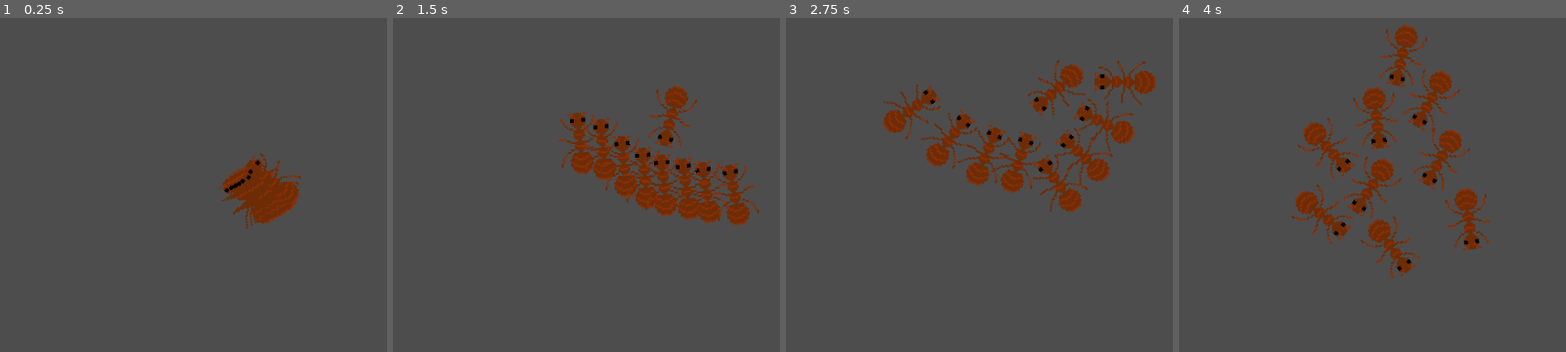
Above: before the commit, frames 1-4 (left to right).
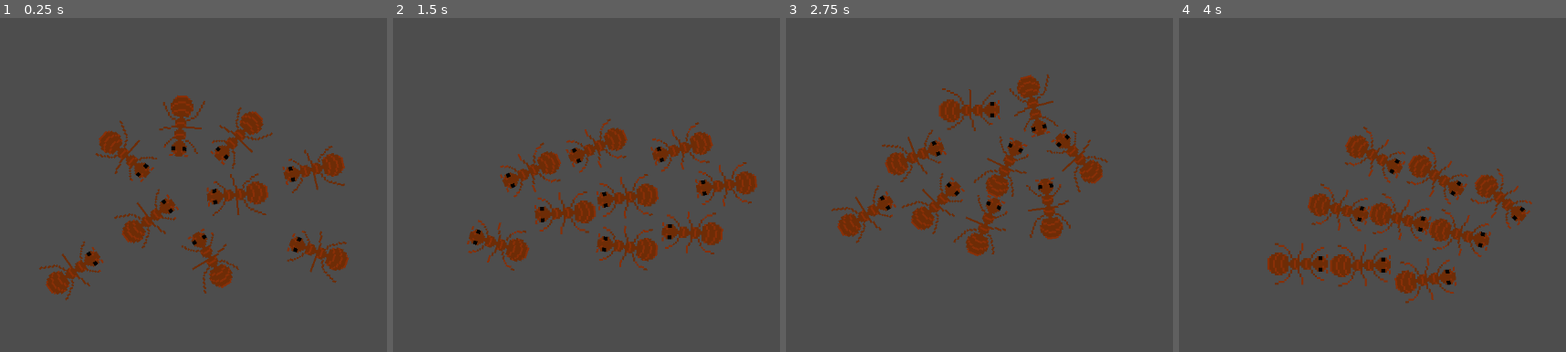
Above: after the commit, the same moments.

Repository: emilijaMarija/ants
Game: Godot game, scene res://game_scene.tscn
The game is run twice, just before and just after one commit, with the same random seed, the same clock (stepped at 60 frames per second) and the same inputs.
Inputs (mouse positions are in pixels of both pictures, inside the frame that each line leads up to):
- Up to frame 1 (0.25 s): no input
- Up to frame 2 (1.5 s): move the mouse to (729, 178) at 0.52 s; move the mouse to (423, 221) at 1.27 s
- Up to frame 3 (2.75 s): move the mouse to (1033, 111) at 2.02 s
- Up to frame 4 (4 s): move the mouse to (1318, 281) at 2.77 s; move the mouse to (outside the picture) at 3.52 s

The runs differ from the first frame. In frame 1, 8.8% of the frame differs, in the area x 10-91%, y 23-85%; in frame 2, 12%; in frame 3, 13%; in frame 4, 13%, in the area x 22-92%, y 1-86%.

Commit message:
re-do movement controls

Diff:
--- a/ant/ant.gd
+++ b/ant/ant.gd
@@ -1,6 +1,6 @@
-extends RigidBody2D
+extends CharacterBody2D
 
-const movement_speed: float = 15.0
+const movement_speed: float = 50.0
 const rotation_speed: float = 10.0
 
 @onready var _animated_sprite = $AnimatedSprite2D
@@ -13,22 +13,14 @@
 
 # Called every frame. 'delta' is the elapsed time since the previous frame.
 func _process(delta: float) -> void:
-	#var mouse = get_global_mouse_position()
-	#set_global_position(mouse)
-	pass
+	var mouse_position = get_global_mouse_position()
+
+	look_at(mouse_position)
+	move_towards_mouse(mouse_position)
 
 
-func _integrate_forces(state):
-	var mouse = get_global_mouse_position()
-	var target_rotation_vec = mouse - get_global_position();
-	var rotation_vec = Vector2(cos(rotation - deg_to_rad(90)), sin(rotation - deg_to_rad(90)))
-
-	var speed_mult = 1.0
-	var dist = mouse.distance_to(get_global_position())
-	if dist < 500:
-		speed_mult = max(dist / 500.0, 0.5)
-	if dist > 50:
-		state.apply_force(rotation_vec.normalized() * movement_speed * speed_mult)
-
-	var angle_diff = lerp_angle(rotation - deg_to_rad(90), target_rotation_vec.angle(), 0.6)
-	state.angular_velocity = (angle_diff - rotation + deg_to_rad(90)) * rotation_speed
+func move_towards_mouse(mouse_position: Vector2) -> void:
+	var direction = (mouse_position - global_position).normalized()
+	velocity = direction * movement_speed
+	print(velocity)
+	move_and_slide()
--- a/ant/ant.tscn
+++ b/ant/ant.tscn
@@ -34,17 +34,16 @@
 "speed": 5.0
 }]
 
-[node name="RigidBody2D" type="RigidBody2D"]
-mass = 0.01
-gravity_scale = 0.0
-linear_damp = 20.0
-angular_damp = 21.565
+[node name="CharacterBody2D" type="CharacterBody2D"]
+motion_mode = 1
 script = ExtResource("1_jut72")
 
 [node name="CollisionShape2D" type="CollisionShape2D" parent="."]
+rotation = 1.57079
 shape = SubResource("RectangleShape2D_t6tgk")
 
 [node name="AnimatedSprite2D" type="AnimatedSprite2D" parent="."]
+rotation = 1.57079
 sprite_frames = SubResource("SpriteFrames_kk5iw")
-frame_progress = 0.211903
+frame_progress = 0.720969
 speed_scale = 2.0
--- a/game_scene.tscn
+++ b/game_scene.tscn
@@ -11,25 +11,26 @@
 zoom = Vector2(3, 3)
 
 [node name="RigidBody2D2" parent="." instance=ExtResource("1_o4o3v")]
-position = Vector2(45, -4)
+position = Vector2(85, -19)
 
 [node name="RigidBody2D3" parent="." instance=ExtResource("1_o4o3v")]
-position = Vector2(45, -4)
+position = Vector2(2, -50)
 
 [node name="RigidBody2D4" parent="." instance=ExtResource("1_o4o3v")]
-position = Vector2(45, -4)
+position = Vector2(87, 32)
 
 [node name="RigidBody2D5" parent="." instance=ExtResource("1_o4o3v")]
-position = Vector2(45, -4)
+position = Vector2(-24, 18)
 
 [node name="RigidBody2D6" parent="." instance=ExtResource("1_o4o3v")]
-position = Vector2(45, -4)
+position = Vector2(25, 42)
 
 [node name="RigidBody2D7" parent="." instance=ExtResource("1_o4o3v")]
-position = Vector2(45, -4)
+position = Vector2(41, -41)
 
 [node name="RigidBody2D8" parent="." instance=ExtResource("1_o4o3v")]
-position = Vector2(45, -4)
+position = Vector2(-36, -32)
 
 [node name="RigidBody2D9" parent="." instance=ExtResource("1_o4o3v")]
-position = Vector2(45, -4)
+position = Vector2(-64, 45)
+rotation = -1.0686
